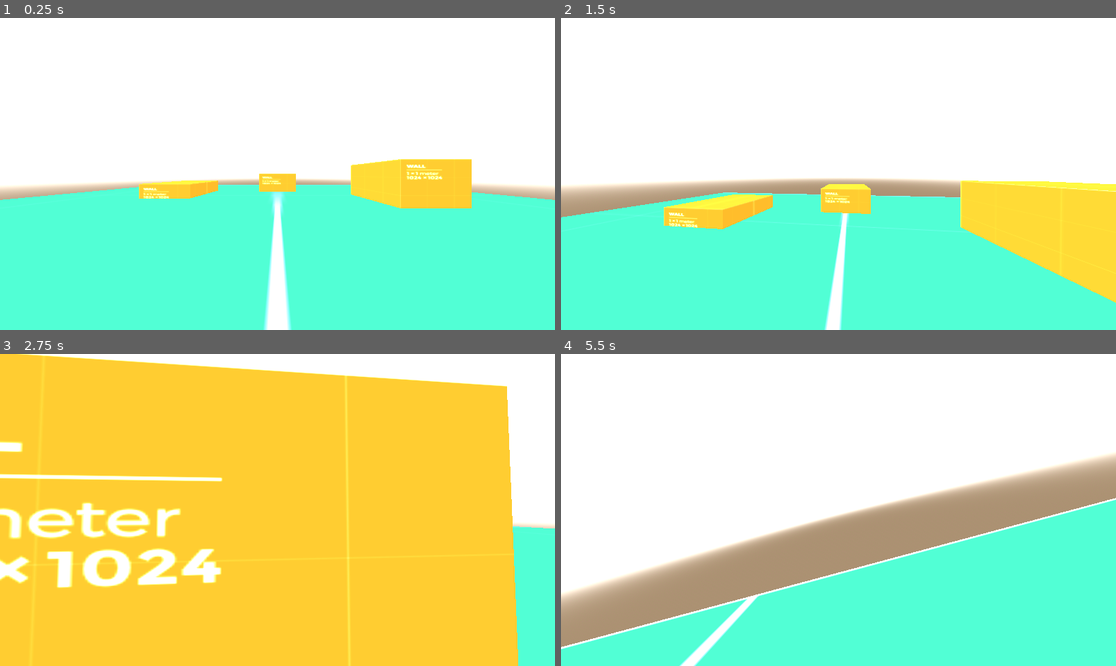
Above: before the commit, frames 1-4 (two rows, left to right).
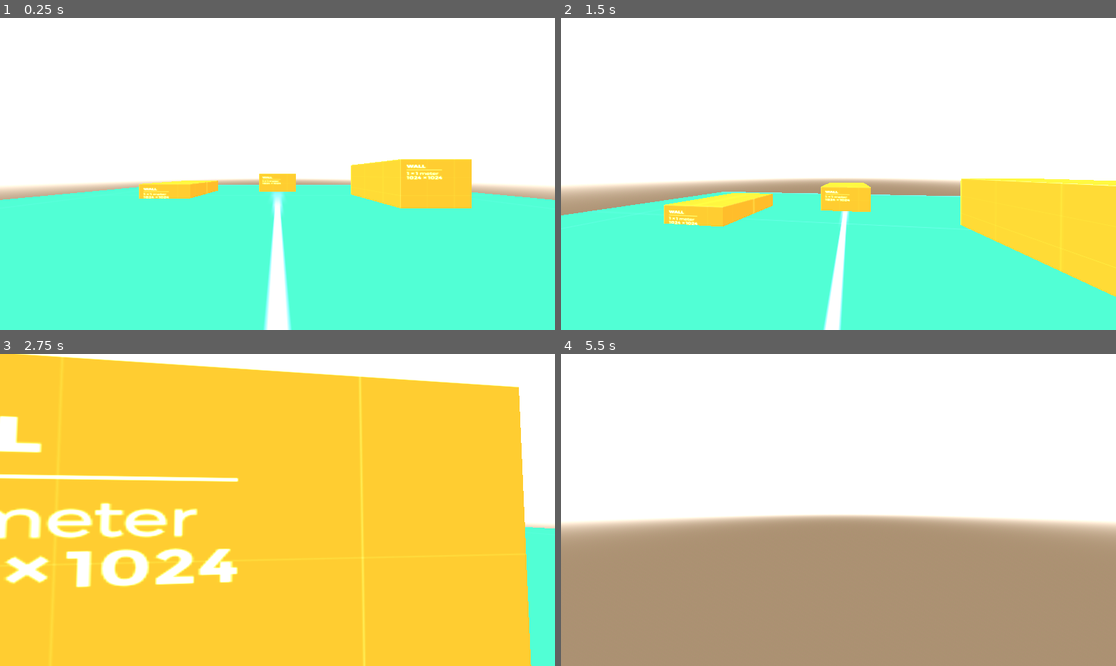
Above: after the commit, the same moments.

Repository: aru24sin/ByteSize
Game: Godot game, scene res://Levels/testLevel.tscn
Same seed, same stepped clock (60 frames per second), same inputs: the game is played once before the commit and once after it.
Inputs (mouse positions are in pixels of both pictures, inside the frame that each line leads up to):
- Up to frame 1 (0.25 s): no input
- Up to frame 2 (1.5 s): move the mouse to (866, 174) at 0.52 s; hold C (crouch) 0.53-1.28 s; hold W (forward) from 0.53 s (still down); tap Space (jump) at 0.77 s; move the mouse to (810, 174) at 1.27 s; tap Shift (sprint) at 1.35 s
- Up to frame 3 (2.75 s): keep holding W (forward); tap Space (jump) at 1.52 s; move the mouse to (288, 503) at 2.02 s; hold C (crouch) from 2.03 s (still down)
- Up to frame 4 (5.5 s): keep holding W (forward); move the mouse to (832, 516) at 2.77 s; release C (crouch) at 2.78 s; tap Shift (sprint) at 2.85, 4.35 s; tap Space (jump) at 3.02, 3.77, 4.52 s; move the mouse to (877, 513) at 3.52 s; hold C (crouch) 3.53-4.28 s; move the mouse to (794, 506) at 4.27 s; move the mouse to (844, 510) at 5.02 s; hold C (crouch) from 5.03 s (still down)

The runs differ from the first frame. In frame 2, 2.2% of the frame differs, in the area x 0-100%, y 51-100%; in frame 3, 8.6%; in frame 4, 43%, in the area x 0-100%, y 31-100%.

Commit message:
More fluent character controller

Diff:
--- a/bytesize/Character Controller/Player.tscn
+++ b/bytesize/Character Controller/Player.tscn
@@ -26,3 +26,10 @@
 [node name="Wallrun" type="Timer" parent="."]
 
 [node name="Slide" type="Timer" parent="."]
+
+[node name="RayCast3D_Left" type="RayCast3D" parent="."]
+target_position = Vector3(-1, 0, 0)
+
+[node name="RayCast3D_Right" type="RayCast3D" parent="."]
+transform = Transform3D(1, 0, 0, 0, 1, 0, 0, 0, 1, 0, 0, 0.0028789)
+target_position = Vector3(1, 0, 0)
--- a/bytesize/Character Controller/player.gd
+++ b/bytesize/Character Controller/player.gd
@@ -3,13 +3,13 @@
 var sensitivity = 0.1
 var direction = Vector3()
 var wish_jump = false
-var friction = 4
+var friction = 6
 
 # Movement Constants
 const BASE_MAX_VELOCITY_AIR = 2
 const BASE_MAX_VELOCITY_GROUND = 8.0
 const MAX_ACCELERATION = 20 * BASE_MAX_VELOCITY_GROUND
-const GRAVITY = 19.34
+const GRAVITY = 21.34
 const STOP_SPEED = 8
 const JUMP_IMPULSE = sqrt(5 * GRAVITY * 0.85)
 
--- a/bytesize/Levels/testLevel.tscn
+++ b/bytesize/Levels/testLevel.tscn
@@ -82,7 +82,6 @@
 physics_material_override = SubResource("PhysicsMaterial_6ehle")
 
 [node name="CollisionShape3D" type="CollisionShape3D" parent="Floor/StaticBody3D"]
-transform = Transform3D(1, 0, 0, 0, 1, 0, 0, 0, 1, 0, 0, 0)
 shape = SubResource("BoxShape3D_faoc1")
 debug_color = Color(0.444521, 0.895225, 1, 0.42)
 
